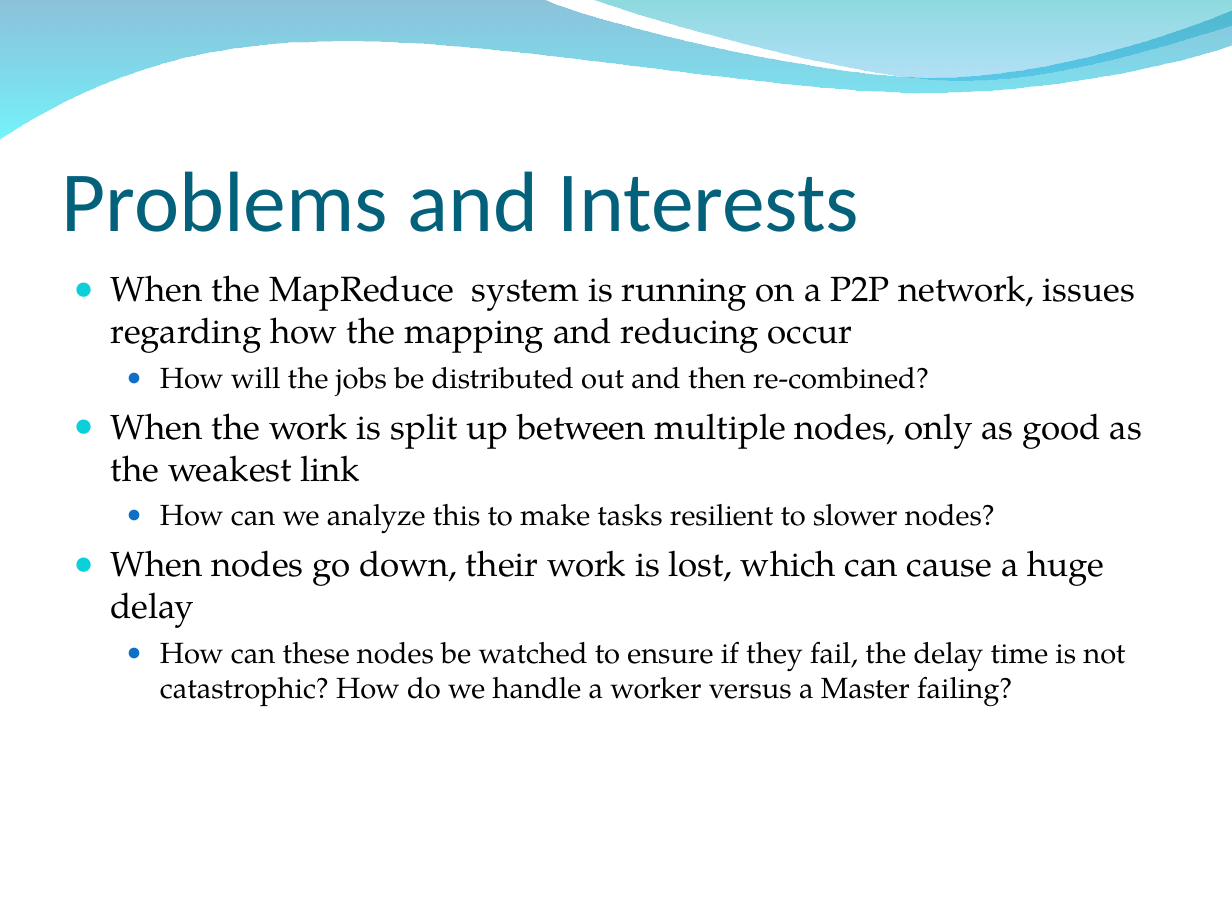
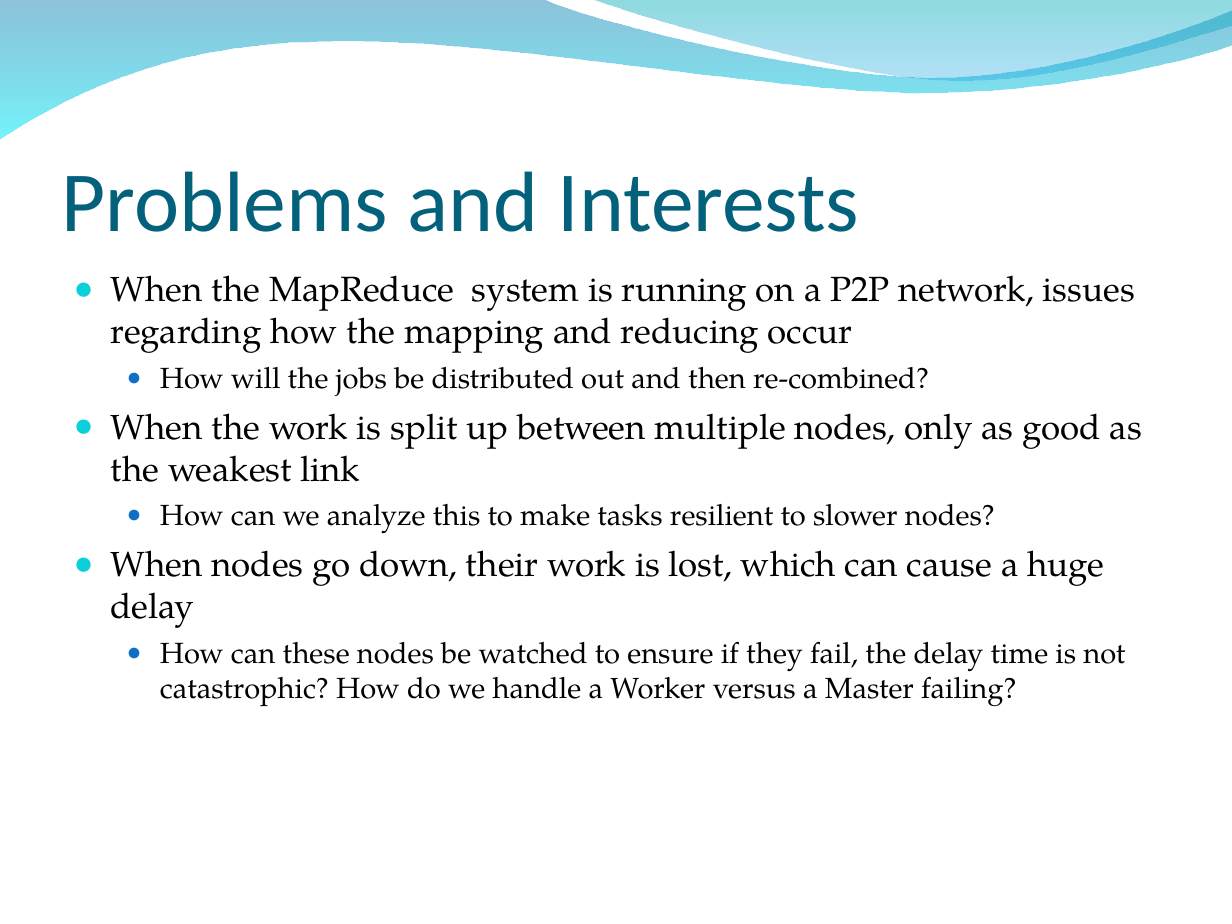
Before and after one commit to osecki/cs647, a slide deck: slide 3 of Documentation/Presentation.ppt. Drawn at 1232x924 pixels with LibreOffice and Linux fonts; fonts in the diff are those of the drawing; background and template pictures are left out. Boxes give left, top, right and bottom in pixels: in the first picture for what was removed or moved away, otherwise in the second. Text is boxed around its words. In the diff, an @@ line names an element or a change of style, - is before the commit and + after.

```diff
--- a/Documentation/Presentation.ppt
+++ b/Documentation/Presentation.ppt
@@ text at bbox=[160, 641, 1125, 707]: text changed @@
-  ● How can these nodes be watched to ensure if they fail, the delay time is not catastrophic? How do we handle a worker versus a Master failing?
+  ● How can these nodes be watched to ensure if they fail, the delay time is not catastrophic? How do we handle a Worker versus a Master failing?
```
Also in this commit, not shown: 3 other slides changed, 3 other files.
